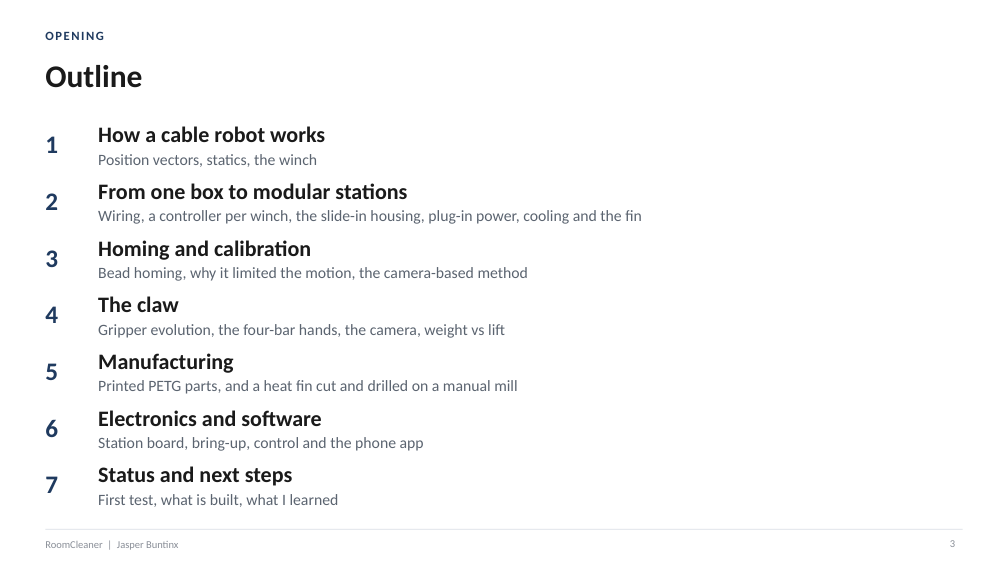
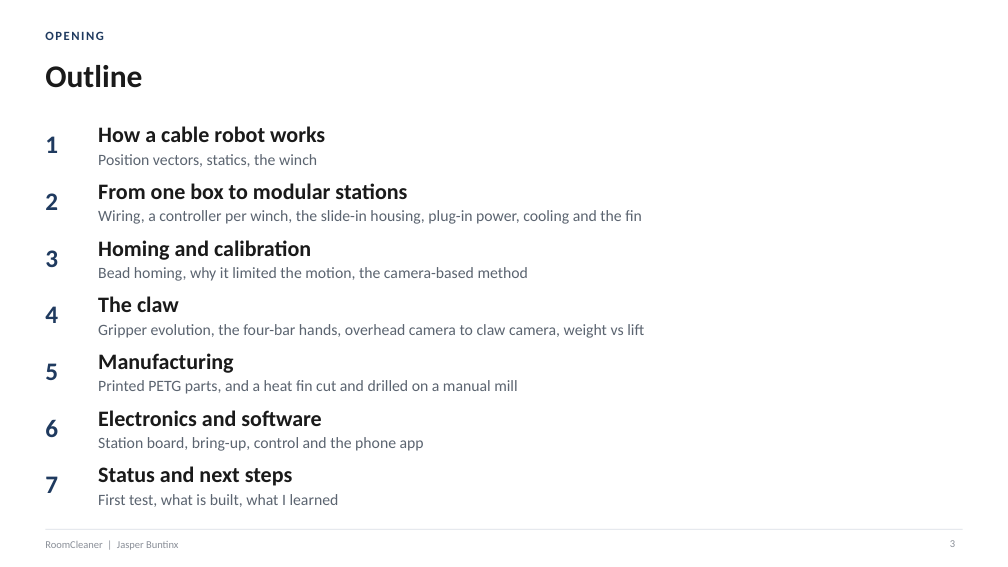
Before and after one commit to Jaspario1199/RoomCleaner, a slide deck: slide 3 of docs/presentation/deck_v3/RoomCleaner_Buntinx_Oct27_v3.pptx. Drawn at 1008x567 pixels with LibreOffice and Linux fonts; fonts in the diff are those of the drawing. Boxes give left, top, right and bottom in pixels: in the first picture for what was removed or moved away, otherwise in the second. Text is boxed around its words. In the diff, an @@ line names an element or a change of style, - is before the commit and + after.

```diff
--- a/docs/presentation/deck_v3/RoomCleaner_Buntinx_Oct27_v3.pptx
+++ b/docs/presentation/deck_v3/RoomCleaner_Buntinx_Oct27_v3.pptx
@@ text at bbox=[98, 324, 644, 338]: text changed @@
-Gripper evolution, the four-bar hands, the camera, weight vs lift
+Gripper evolution, the four-bar hands, overhead camera to claw camera, weight vs lift
```
Also in this commit, not shown: 4 other slides changed, 1 slide added, 9 other files.
